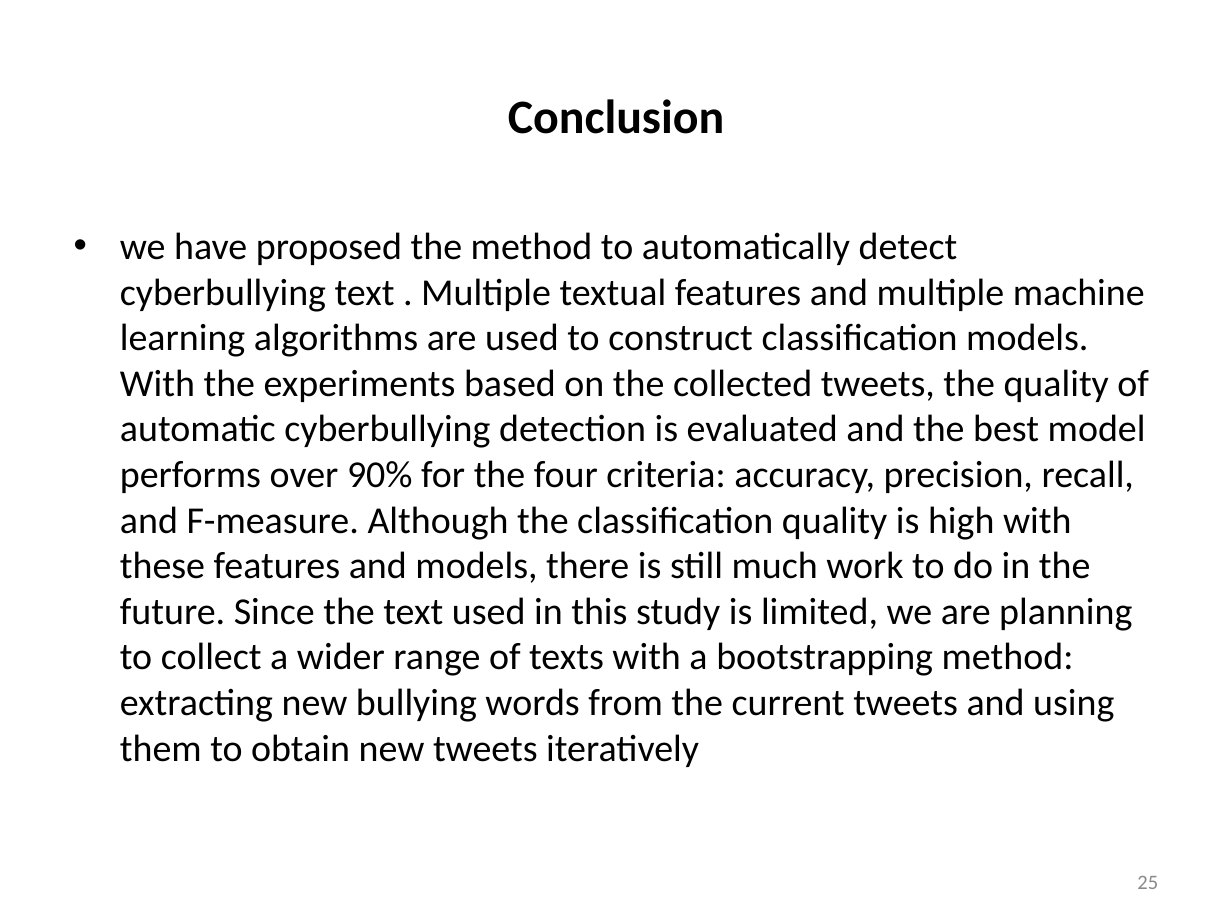
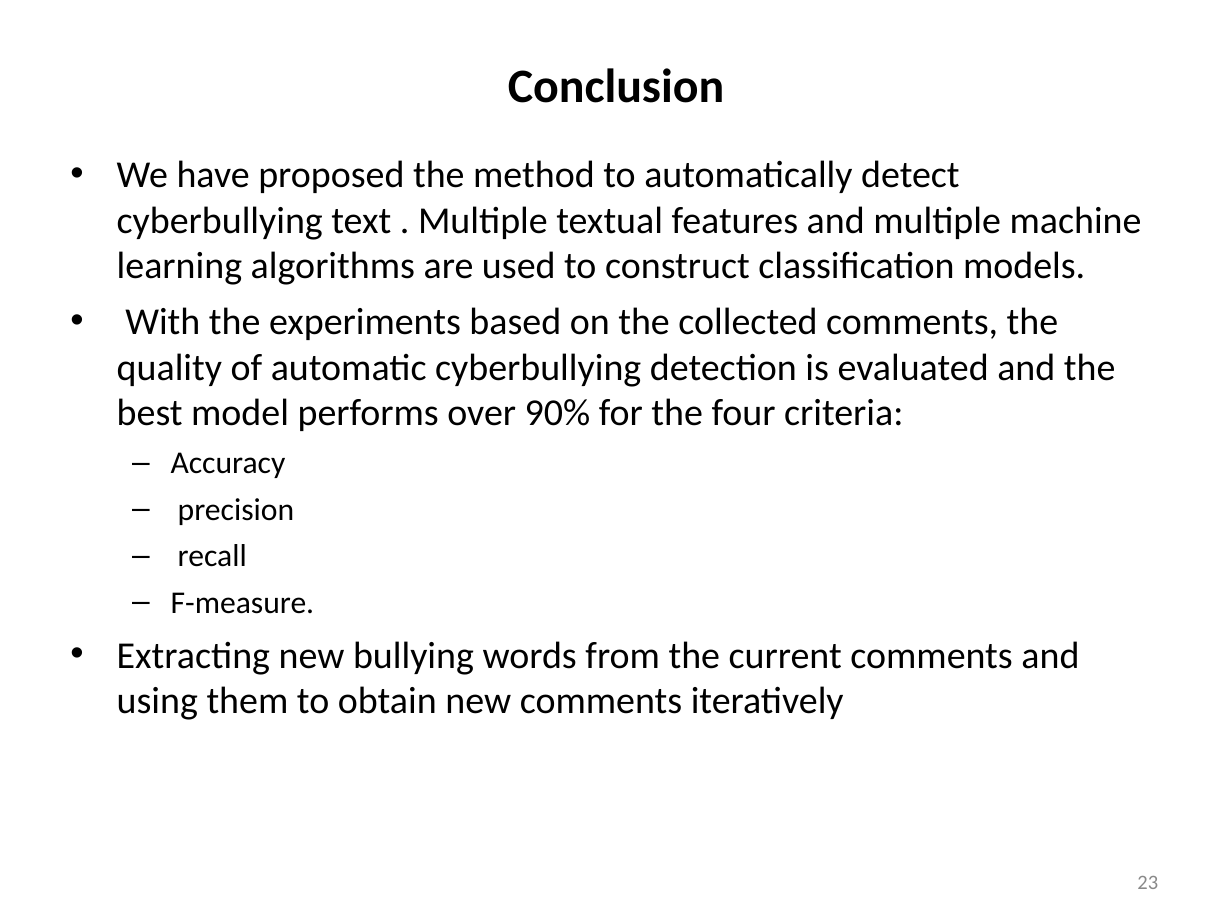
Before and after one commit to harshagarwal2245/Cyberbullying-detection-using-ml, a slide deck: slide 23 of Refrences/Project_Review_Template_III_final.ppt (slide 25 before the commit). Drawn at 1232x924 pixels with LibreOffice and Linux fonts; fonts in the diff are those of the drawing. Boxes give left, top, right and bottom in pixels: in the first picture for what was removed or moved away, otherwise in the second. Text is boxed around its words. In the diff, an @@ line names an element or a change of style, - is before the commit and + after.

```diff
--- a/Refrences/Project_Review_Template_III_final.ppt
+++ b/Refrences/Project_Review_Template_III_final.ppt
@@ title "Conclusion": place and size @@
-title "Conclusion" at [508,99,724,134]
+title "Conclusion" at [508,68,724,103]
@@ text at [117,160,1142,720]: text changed @@
-• we have proposed the method to automatically detect cyberbullying text . Multiple textual features and multiple machine learning algorithms are used to construct classification models. With the experiments based on the collected tweets, the quality of automatic cyberbullying detection is evaluated and the best model performs over 90% for the four criteria: accuracy, precision, recall, and F-measure. Although the classification quality is high with these features and models, there is still much work to do in the future. Since the text used in this study is limited, we are planning to collect a wider range of texts with a bootstrapping method: extracting new bullying words from the current tweets and using them to obtain new tweets iteratively
+• We have proposed the method to automatically detect cyberbullying text . Multiple textual features and multiple machine learning algorithms are used to construct classification models.
+• With the experiments based on the collected comments, the quality of automatic cyberbullying detection is evaluated and the best model performs over 90% for the four criteria:
+  – Accuracy
+  – precision
+  – recall
+  – F-measure.
+• Extracting new bullying words from the current comments and using them to obtain new comments iteratively
@@ page number at [1137,876,1158,889]: text changed @@
-25
+23
```
Also in this commit, not shown: 6 other slides changed, 2 slides removed.
